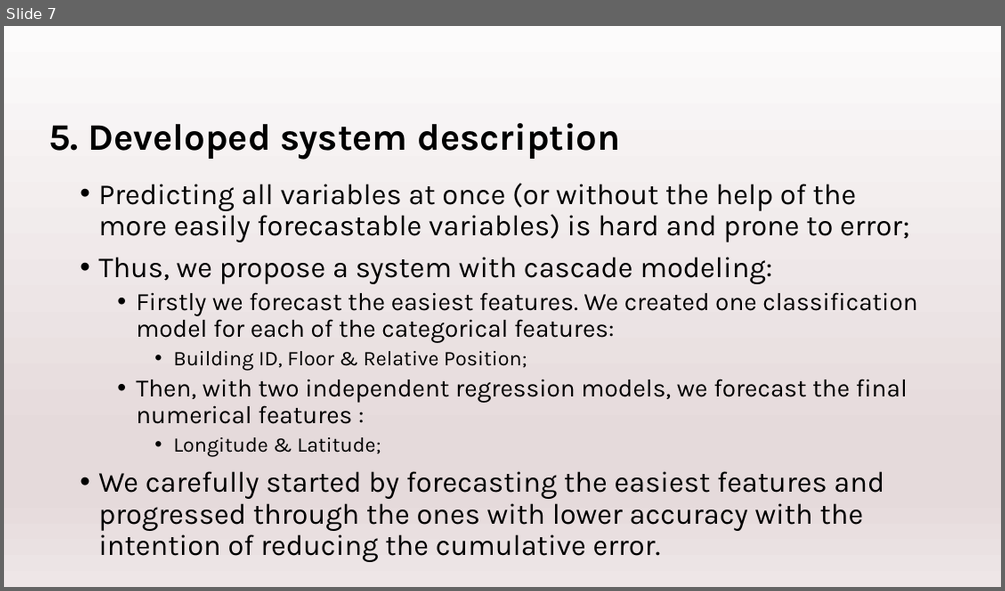
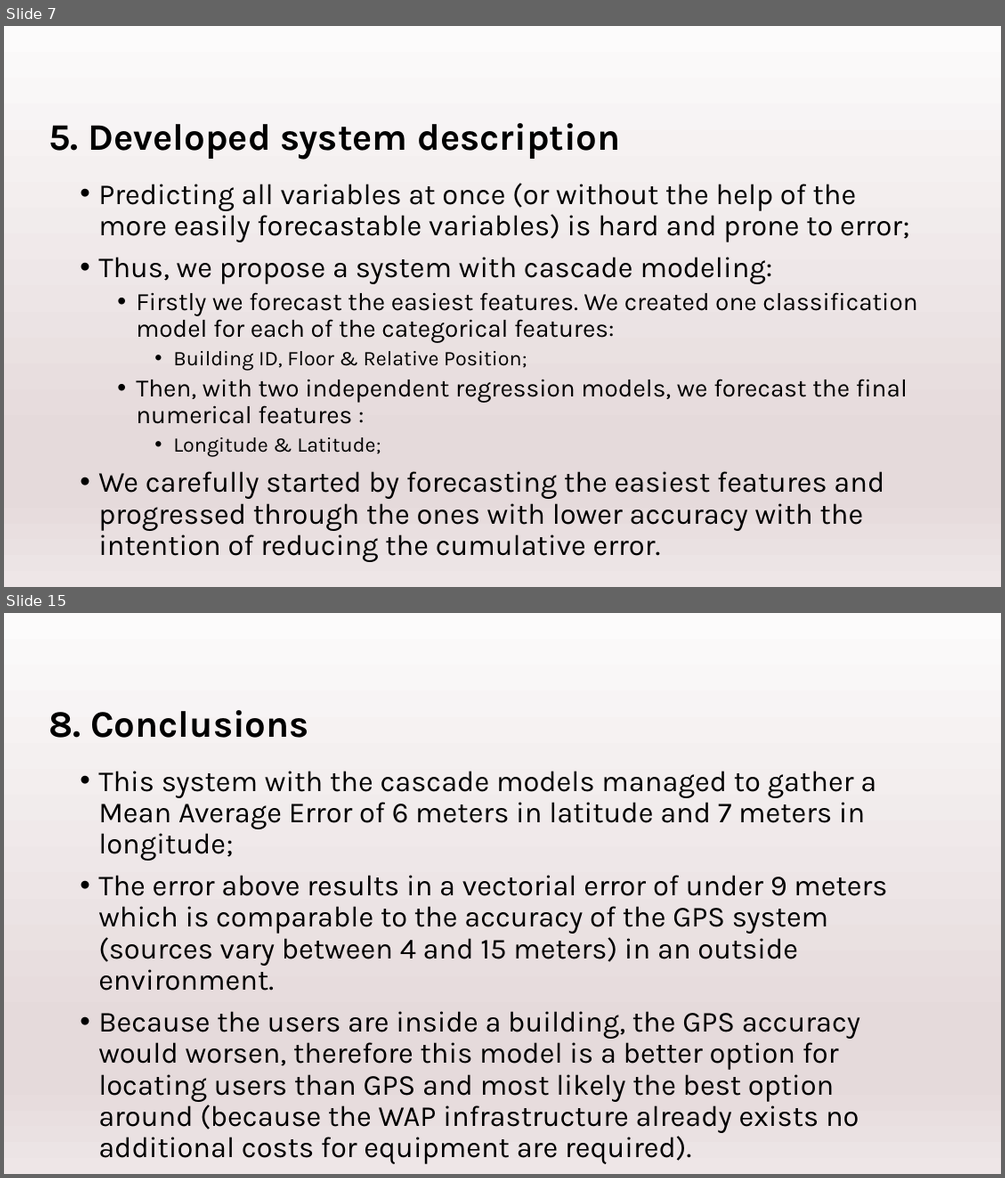
Before and after one commit to TomeBorges/IoT_Deep_Analytics_Visualization, a slide deck: Task3/Task3_ppt.pptx. Shown one above the other, each under a label of ours: slide 7 before the commit, slides 7 and 15 after it; the slides between them are not shown. The pictures are 1005x591 and 1005x1178 pixels, drawn with LibreOffice and Linux fonts; fonts in the diff are those of the drawing. Boxes give left, top, right and bottom in pixels: in the first picture for what was removed or moved away, otherwise in the second. Text is boxed around its words. In the diff, an @@ line names an element or a change of style, - is before the commit and + after.

```diff
--- a/Task3/Task3_ppt.pptx
+++ b/Task3/Task3_ppt.pptx
@@ slide 15 added at (x1=4, y1=613, x2=1001, y2=1174), background gradient #FCFBFB to #E5DADB to #EEE6E7 @@
@@ title added at (x1=48, y1=710, x2=309, y2=738), 36 pt, text #000000, bold @@
+8. Conclusions
@@ text added at (x1=98, y1=771, x2=887, y2=1133), 28 pt, text #000000 @@
+• This system with the cascade models managed to gather a Mean Average Error of 6 meters in latitude and 7 meters in longitude;
+• The error above results in a vectorial error of under 9 meters which is comparable to the accuracy of the GPS system (sources vary between 4 and 15 meters) in an outside environment.
+• Because the users are inside a building, the GPS accuracy would worsen, therefore this model is a better option for locating users than GPS and most likely the best option around (because the WAP infrastructure already exists no additional costs for equipment are required).
```
Also in this commit, not shown: 9 slides changed.
